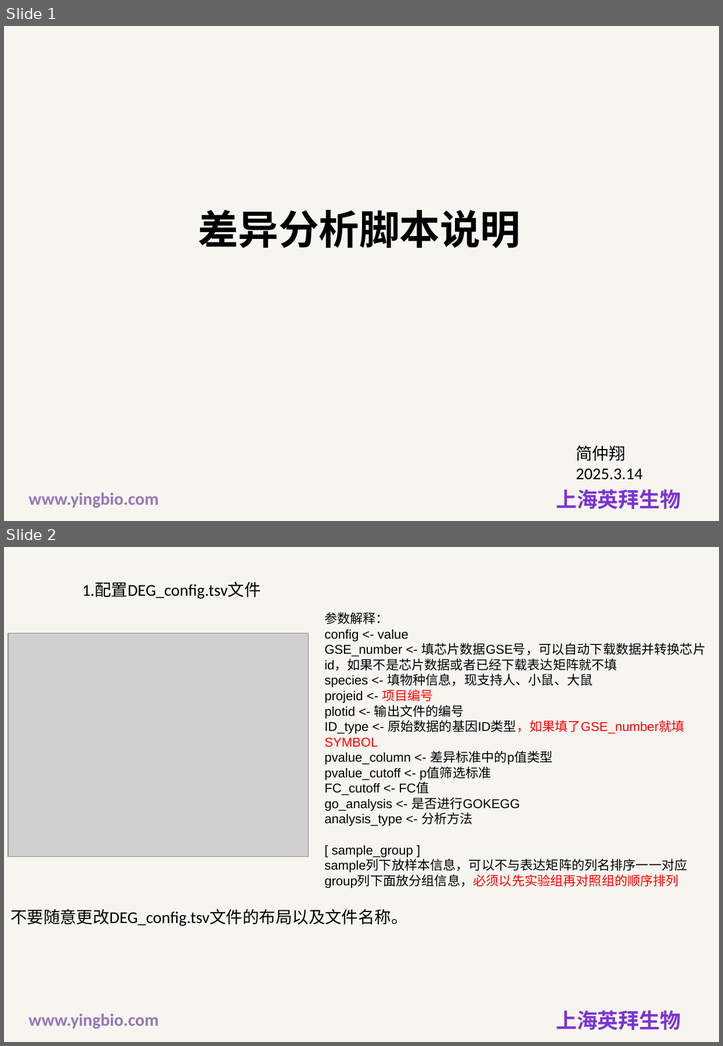
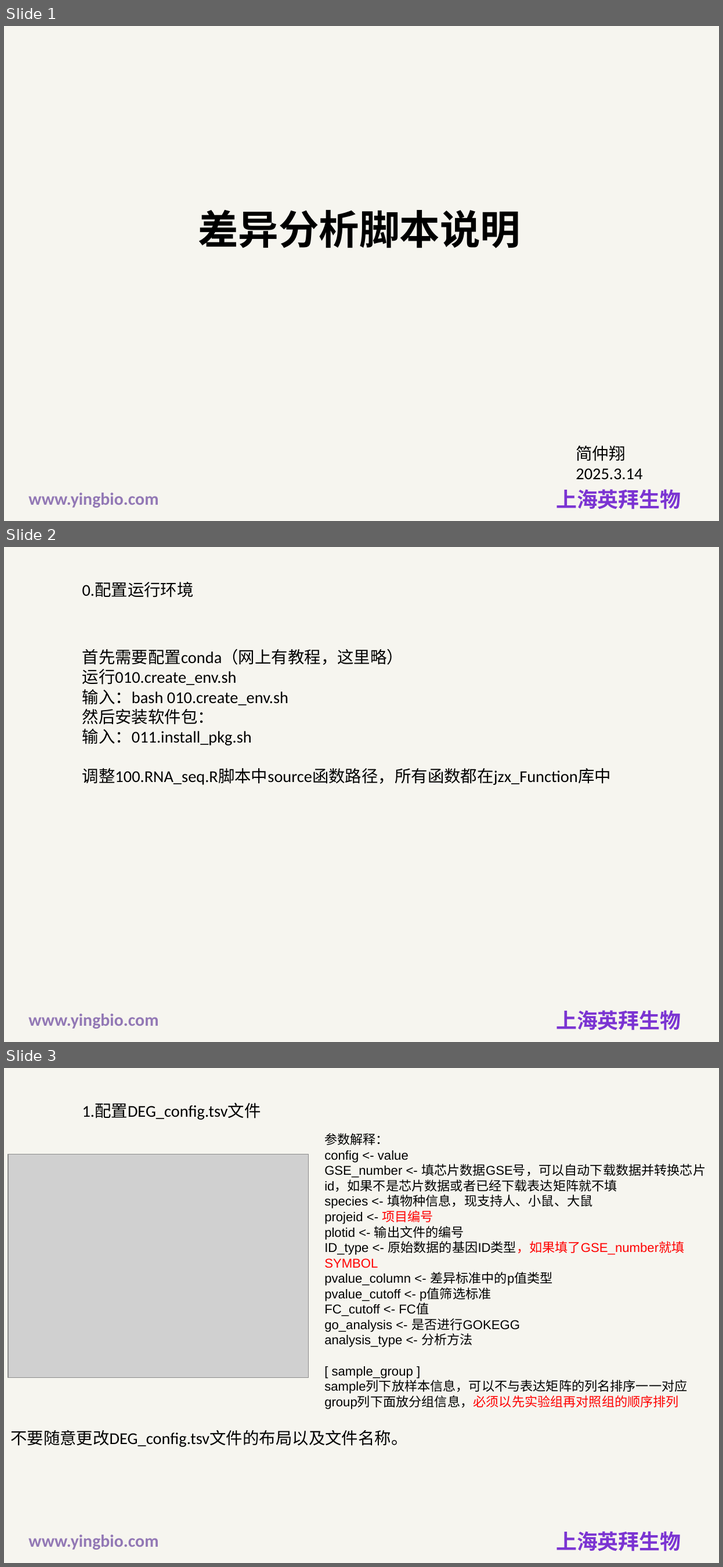
Before and after one commit to HaiRuosfather/RNA_Diff_analysis, a slide deck: RNA-Seq差异分析脚本说明.pptx. Shown one above the other, each under a label of ours: slides 1 and 2 before the commit, slides 1, 2 and 3 after it. The pictures are 723x1046 and 723x1567 pixels, drawn with LibreOffice and Linux fonts; fonts in the diff are those of the drawing; grey boxes stand for pictures; background and template pictures are left out. Boxes give left, top, right and bottom in pixels: in the first picture for what was removed or moved away, otherwise in the second. Text is boxed around its words. In the diff, an @@ line names an element or a change of style, - is before the commit and + after.

```diff
--- a/RNA-Seq差异分析脚本说明.pptx
+++ b/RNA-Seq差异分析脚本说明.pptx
@@ slide 2 added at [4,547,719,1042], background #EEECE1 at 50% opacity; not listed: 2 template elements that a slide beside it also shows @@
@@ text added at [82,582,194,597], 18 pt, text #000000 @@
+0.配置运行环境
@@ text added at [82,649,611,785], 18 pt, text #000000 @@
+首先需要配置conda（网上有教程，这里略）
+运行010.create_env.sh
+输入：bash 010.create_env.sh
+然后安装软件包：
+输入：011.install_pkg.sh
+调整100.RNA_seq.R脚本中source函数路径，所有函数都在jzx_Function库中
@@ what was slide 2 is now slide 3 @@
```
Also in this commit, not shown: 1 slide removed.
